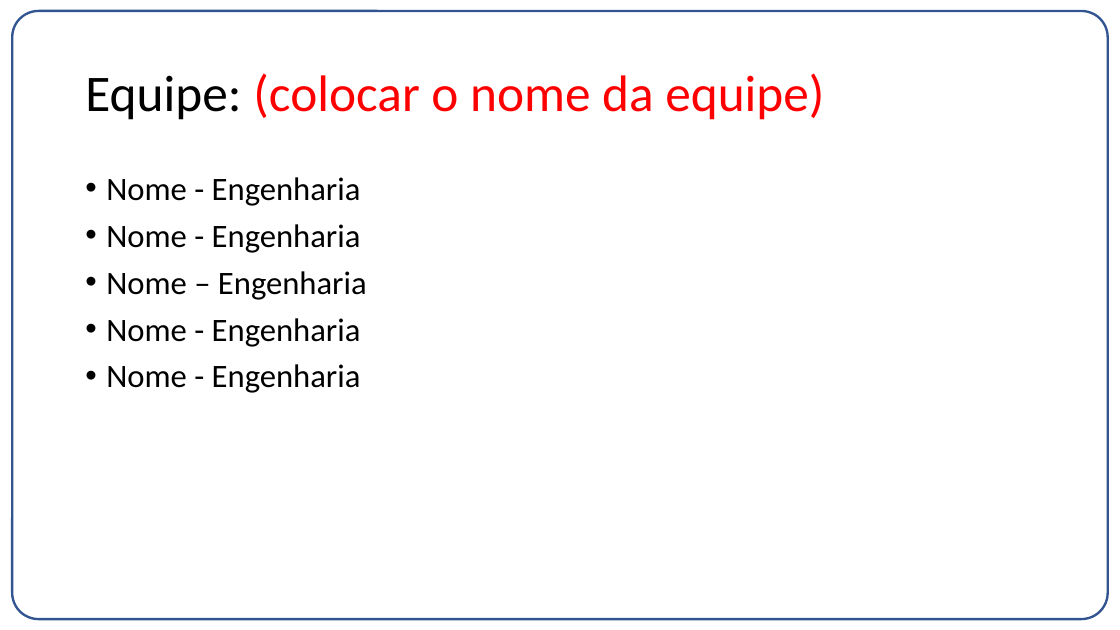
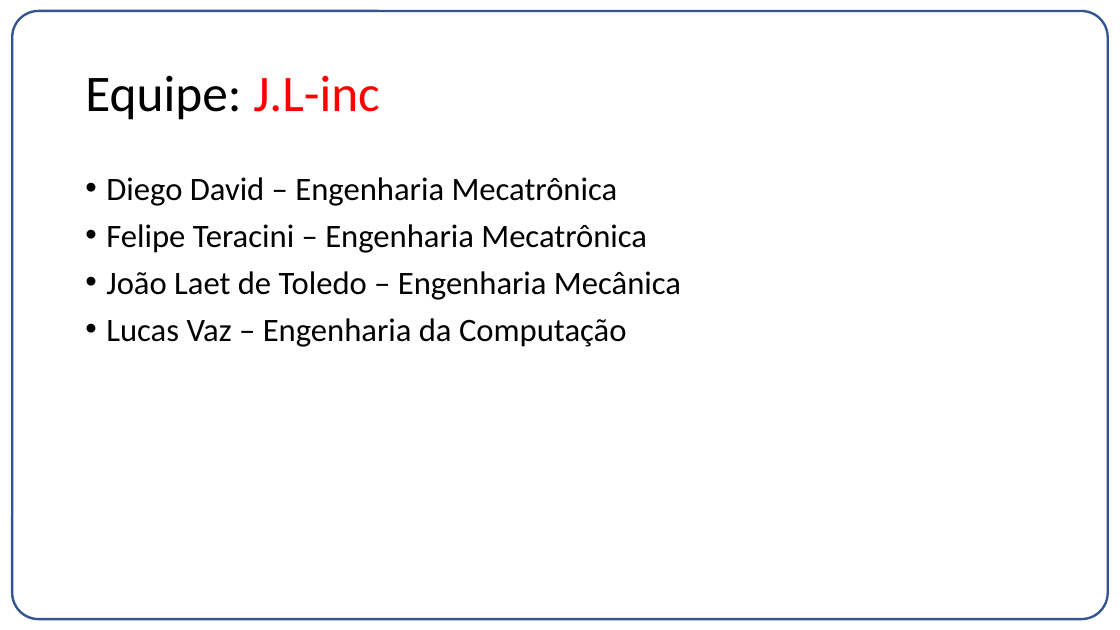
Before and after one commit to FelippeTeracini/J.L-Inc., a slide deck: slide 2 of Entrega02(1).pptx. Drawn at 1120x630 pixels with LibreOffice and Linux fonts; fonts in the diff are those of the drawing. Boxes give left, top, right and bottom in pixels: in the first picture for what was removed or moved away, otherwise in the second. Text is boxed around its words. In the diff, an @@ line names an element or a change of style, - is before the commit and + after.

```diff
--- a/Entrega02(1).pptx
+++ b/Entrega02(1).pptx
@@ title at <box>85,75,379,120</box>: text changed; text colour #FF0000 to #000000 @@
-Equipe: (colocar o nome da equipe)
+Equipe: J.L-inc
@@ text at <box>106,177,681,347</box>: text changed @@
-• Nome - Engenharia
-• Nome - Engenharia
-• Nome – Engenharia
-• Nome - Engenharia
-• Nome - Engenharia
+• Diego David – Engenharia Mecatrônica
+• Felipe Teracini – Engenharia Mecatrônica
+• João Laet de Toledo – Engenharia Mecânica
+• Lucas Vaz – Engenharia da Computação
```
Also in this commit, not shown: 8 other slides changed.
